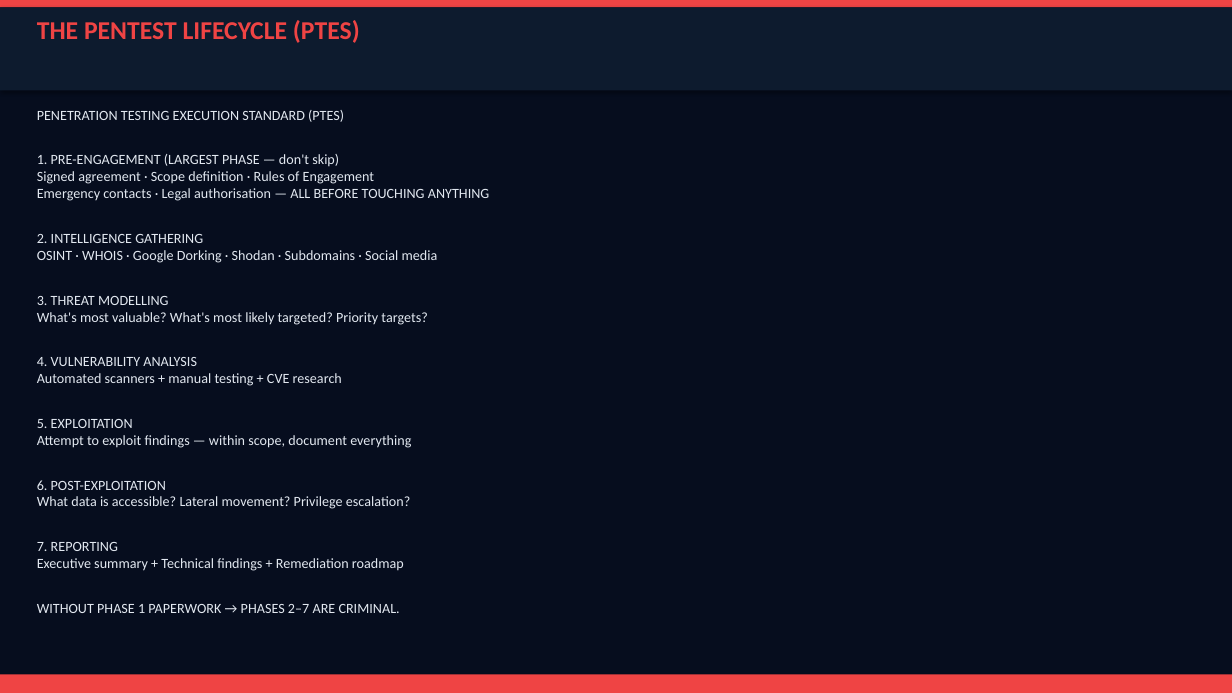
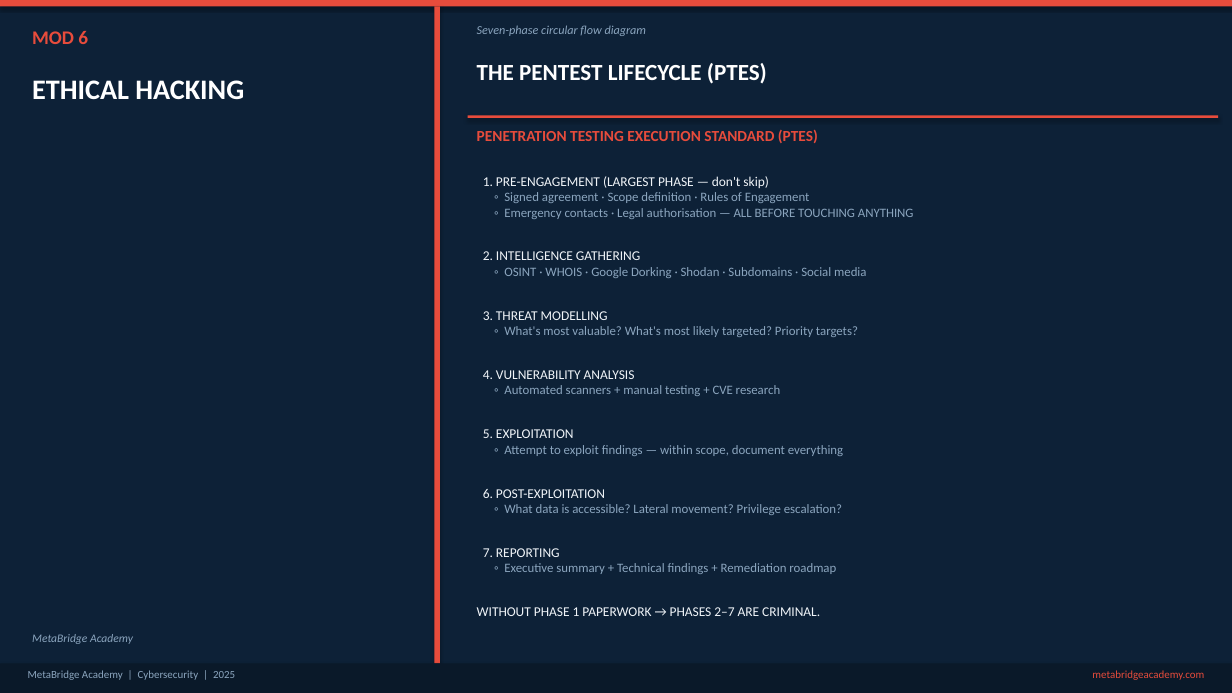
Before and after one commit to Gidoty/metabridge-website, a slide deck: slide 26 of exports/Cybersecurity-Slide-Deck.pptx (slide 27 before the commit). Drawn at 1232x693 pixels with LibreOffice and Linux fonts; fonts in the diff are those of the drawing. Boxes give left, top, right and bottom in pixels: in the first picture for what was removed or moved away, otherwise in the second. Text is boxed around its words. In the diff, an @@ line names an element or a change of style, - is before the commit and + after.

```diff
--- a/exports/Cybersecurity-Slide-Deck.pptx
+++ b/exports/Cybersecurity-Slide-Deck.pptx
@@ background #060D1E to #0D2137 @@
@@ rectangle at [0,0,1232,6]: fill #EF4444 to #E74C3C @@
@@ rectangle removed at [0,7,1232,91] @@
@@ rectangle added at [434,6,440,664], fill #E74C3C @@
@@ text added at [477,25,647,36], 9.5 pt, text #8BA5BE, italic @@
+Seven-phase circular flow diagram
@@ text added at [32,31,88,44], 15 pt, text #E74C3C, bold @@
+MOD 6
@@ text "THE PENTEST LIFECYCLE (PTES)": place and size @@
-text "THE PENTEST LIFECYCLE (PTES)" at [37,20,360,43]
+text "THE PENTEST LIFECYCLE (PTES)" at [477,63,767,84]
@@ text "THE PENTEST LIFECYCLE (PTES)" at [477,63,767,84]: size 20 to 18 pt, text colour #EF4444 to #FFFFFF @@
@@ text added at [32,80,244,99], 22 pt, text #FFFFFF, bold @@
+ETHICAL HACKING
@@ rectangle added at [468,116,1218,118], fill #E74C3C @@
@@ text "PENETRATION TESTING EXECUTION STANDARD (PTES)": place and size @@
-text "PENETRATION TESTING EXECUTION STANDARD (PTES)" at [37,110,489,613]
+text "PENETRATION TESTING EXECUTION STANDARD (PTES)" at [477,129,914,616]
@@ text at [477,129,820,616]: size 11 to 12 pt, text colour #E2E8F0 to #E74C3C, bold on in "PENETRATION TESTING EXECUTION STANDARD (PTES)"; size 11 to 10.5 pt, text colour #E2E8F0 to #F0F4F8 in "1. PRE-ENGAGEMENT (LARGEST PHASE — don't skip)", "2. INTELLIGENCE GATHERING", "3. THREAT MODELLING", "4. VULNERABILITY ANALYSIS" and 4 more places @@
@@ text at [504,192,914,219]: text changed; size 11 to 10 pt; text colour #E2E8F0 to #8BA5BE @@
-Signed agreement · Scope definition · Rules of Engagement
-Emergency contacts · Legal authorisation — ALL BEFORE TOUCHING ANYTHING
+◦ Signed agreement · Scope definition · Rules of Engagement
+◦ Emergency contacts · Legal authorisation — ALL BEFORE TOUCHING ANYTHING
@@ text at [504,267,866,278]: text changed; size 11 to 10 pt; text colour #E2E8F0 to #8BA5BE @@
-OSINT · WHOIS · Google Dorking · Shodan · Subdomains · Social media
+◦ OSINT · WHOIS · Google Dorking · Shodan · Subdomains · Social media
@@ text at [504,326,858,337]: text changed; size 11 to 10 pt; text colour #E2E8F0 to #8BA5BE @@
-What's most valuable? What's most likely targeted? Priority targets?
+◦ What's most valuable? What's most likely targeted? Priority targets?
@@ text at [504,385,781,396]: text changed; size 11 to 10 pt; text colour #E2E8F0 to #8BA5BE @@
-Automated scanners + manual testing + CVE research
+◦ Automated scanners + manual testing + CVE research
@@ text at [504,445,843,456]: text changed; size 11 to 10 pt; text colour #E2E8F0 to #8BA5BE @@
-Attempt to exploit findings — within scope, document everything
+◦ Attempt to exploit findings — within scope, document everything
@@ text at [504,504,842,515]: text changed; size 11 to 10 pt; text colour #E2E8F0 to #8BA5BE @@
-What data is accessible? Lateral movement? Privilege escalation?
+◦ What data is accessible? Lateral movement? Privilege escalation?
@@ text at [504,563,836,574]: text changed; size 11 to 10 pt; text colour #E2E8F0 to #8BA5BE @@
-Executive summary + Technical findings + Remediation roadmap
+◦ Executive summary + Technical findings + Remediation roadmap
@@ text added at [32,634,133,644], 9 pt, text #8BA5BE, italic @@
+MetaBridge Academy
@@ rectangle: place and size @@
-rectangle at [0,675,1232,693]
+rectangle at [0,664,1232,693]
@@ rectangle at [0,664,1232,693]: fill #EF4444 to #0A1929 @@
@@ text added at [28,670,235,680], 8.5 pt, text #8BA5BE @@
+MetaBridge Academy | Cybersecurity | 2025
@@ text added at [1092,670,1204,680], 8.5 pt, text #E74C3C @@
+metabridgeacademy.com
```
Also in this commit, not shown: 49 other slides changed, 7 slides added, 8 slides removed, 25 other files.
